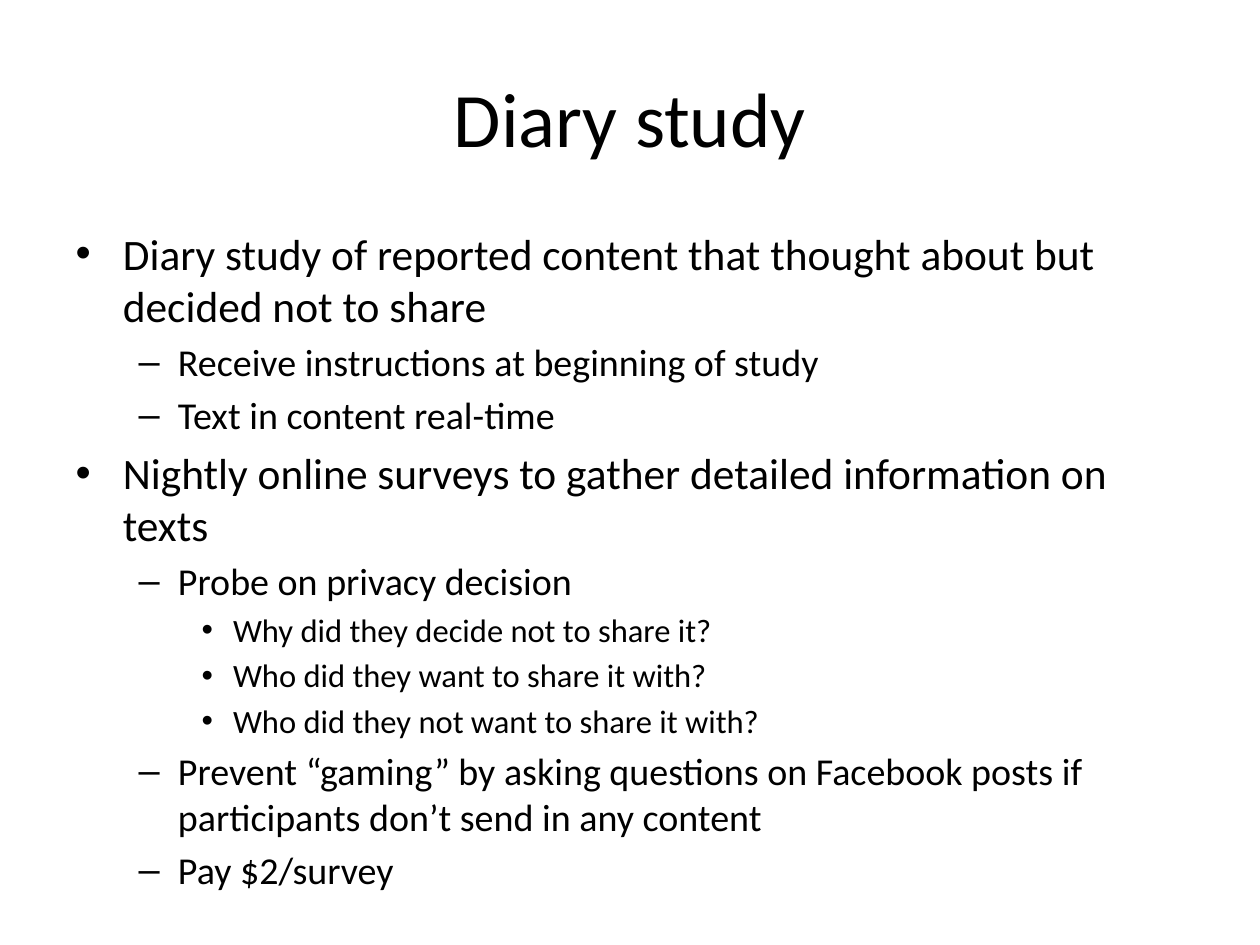
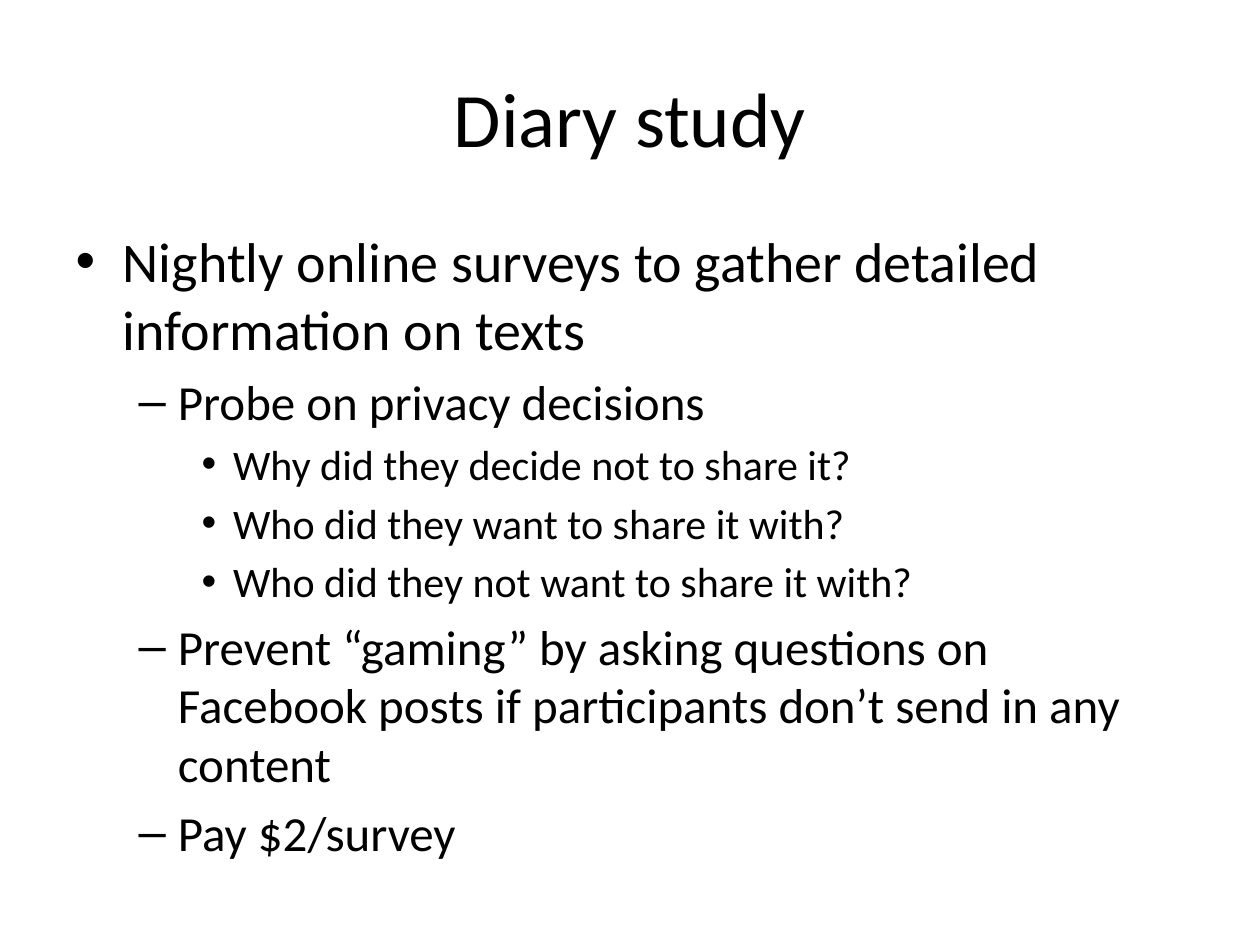
Before and after one commit to scyrusk/UPSFacebookFriendGrouping, a slide deck: slide 7 of ProgressReport/20111101ProgRepPresv1.pptx (slide 6 before the commit). Drawn at 1260x945 pixels with LibreOffice and Linux fonts; fonts in the diff are those of the drawing. Boxes give left, top, right and bottom in pixels: in the first picture for what was removed or moved away, otherwise in the second. Text is boxed around its words. In the diff, an @@ line names an element or a change of style, - is before the commit and + after.

```diff
--- a/ProgressReport/20111101ProgRepPresv1.pptx
+++ b/ProgressReport/20111101ProgRepPresv1.pptx
@@ text at (x1=123, y1=240, x2=1094, y2=430): paragraphs removed @@
-• Diary study of reported content that thought about but decided not to share
-  – Receive instructions at beginning of study
-  – Text in content real-time
@@ text at (x1=123, y1=243, x2=1119, y2=859): size 24.8 to 32 pt in "Nightly online surveys to gather detailed information ..."; size 18.6 to 24 pt in "Why did they decide not to share ...", "Who did they want to share it ...", "Who did they not want to share ..."; size 21.7 to 28 pt in "Prevent “gaming” by asking questions on Facebook ...", "Pay $2/survey"; more space between paragraphs @@
@@ text at (x1=178, y1=386, x2=705, y2=428): text changed; size 21.7 to 28 pt @@
-  – Probe on privacy decision
+  – Probe on privacy decisions
```
Also in this commit, not shown: 4 other slides changed, 2 slides added, 1 slide removed.
